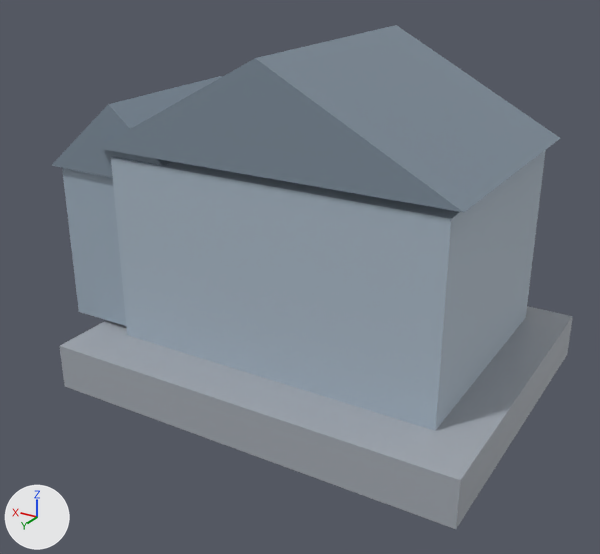
What one commit did to the glTF model models/hardware_shop.glb.
The view is the same before and after, from a camera (50 mm lens) standing at (-1.29, 2.32, 1.5) and looking at (0.07, 0.06, 0.37). Lighting does not change. The marker at lower left points along +X, +Y and +Z. The picture after the commit comes second. Where no turn or scale is listed for an object, it has been applied to the vertices.

The scene before the commit, as lines of its bpy script (objects in view):
```python
me_geometry_0 = bpy.data.meshes.new('geometry_0')
me_geometry_0.from_pydata(...)  # 244 vertices, 364 faces; spans x -0.73..0.87, y -0.78..0.57, z 0.0..1.16
me_geometry_0.materials.append(mat_defaultmaterial)
ob_geometry_0 = bpy.data.objects.new('geometry_0', me_geometry_0)
ob_geometry_0.location = (0.0, 0.0, 0.0)
```
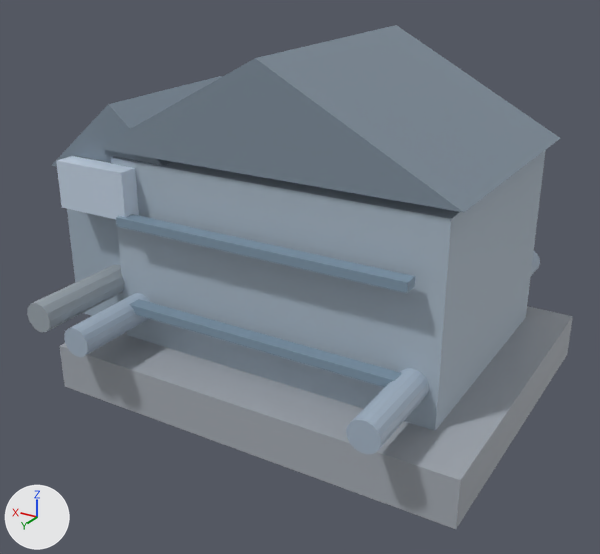
The newer file is also turned or shifted as a whole; pictures and numbers use the older file's frame.

Diff of the bpy script that builds the scene:
```diff
--- a/models/hardware_shop.glb.py
+++ b/models/hardware_shop.glb.py
@@ me_geometry_0 @@
 # used by ob_geometry_0; location = (0.0, 0.0, 0.0)
-me_geometry_0.from_pydata(...)  # 244 vertices, 364 faces; spans x -0.73..0.87, y -0.78..0.57, z 0.0..1.16
+me_geometry_0.from_pydata(...)  # 518 vertices, 844 faces; spans x -0.73..0.87, y -0.78..0.73, z -0.05..1.16
+# me_geometry_0 part 1: a new loose piece, a box spanning x -0.504..0.504, y 0.42..0.47, z 0.305..0.335, in mat_defaultmaterial
+# me_geometry_0 part 2: a new loose piece, a box spanning x -0.504..0.504, y 0.42..0.47, z 0.605..0.635, in mat_defaultmaterial
+# me_geometry_0 part 3: a new loose piece, an 18-sided cylinder along y spanning x -0.553..-0.452, y 0.117..0.697, z 0.241..0.339, in mat_defaultmaterial
+# me_geometry_0 part 4: a new loose piece, an 18-sided cylinder along y spanning x -0.553..-0.452, y -0.697..-0.117, z 0.241..0.339, in mat_defaultmaterial
+# me_geometry_0 part 5: a new loose piece, an 18-sided cylinder along y spanning x 0.452..0.553, y 0.117..0.697, z 0.241..0.339, in mat_defaultmaterial
+# me_geometry_0 part 6: a new loose piece, a 12-sided cylinder along y spanning x 0.57..0.67, y 0.11..0.73, z 0.31..0.41, in mat_defaultmaterial
+# me_geometry_0 part 7: a new loose piece, a box spanning x 0.48..0.76, y 0.385..0.455, z 0.62..0.78, in mat_defaultmaterial
+# other edits to the shape of me_geometry_0 do not show in these pictures
 me_geometry_0.materials.append(mat_defaultmaterial)
```

What differs and where, as boxes (x1, y1, x2, y2) in the pictures (600 x 554 px):
'geometry_0', reshaped
    before: (51, 25, 573, 529)
    after: (27, 25, 573, 529)
part 1 of me_geometry_0, added (blue)
    after: (129, 299, 402, 387)
part 2 of me_geometry_0, added (blue)
    after: (116, 214, 416, 293)
part 3 of me_geometry_0, added (blue)
    after: (346, 368, 429, 454)
part 4 of me_geometry_0, added (mostly hidden)
    after: (531, 251, 540, 276)
part 5 of me_geometry_0, added (blue)
    after: (64, 293, 150, 357)
part 6 of me_geometry_0, added
    after: (27, 264, 125, 332)
part 7 of me_geometry_0, added
    after: (56, 156, 139, 219)
